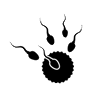
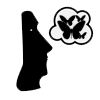
Before/after of a 100×100 layered artwork. What changed in the layer stack:
added layer "Layer 13 copy" above "Layer 13" over [16, 6, 94, 92]
hid "Layer 2" over [9, 12, 84, 85]
